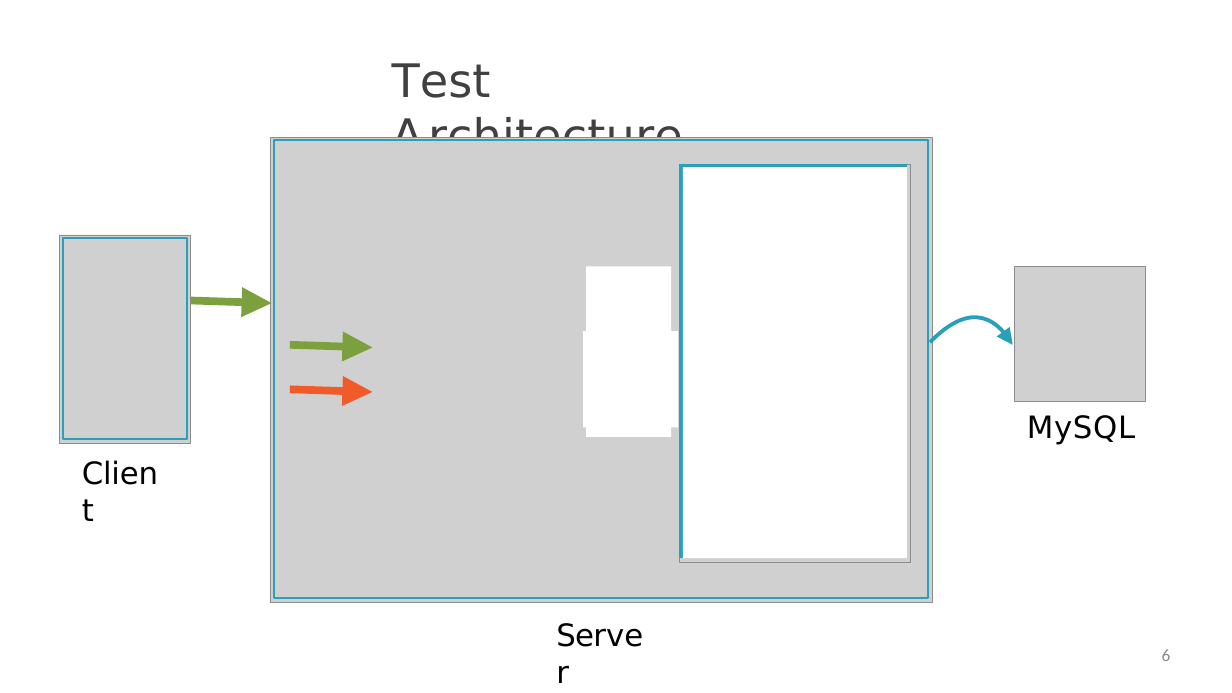
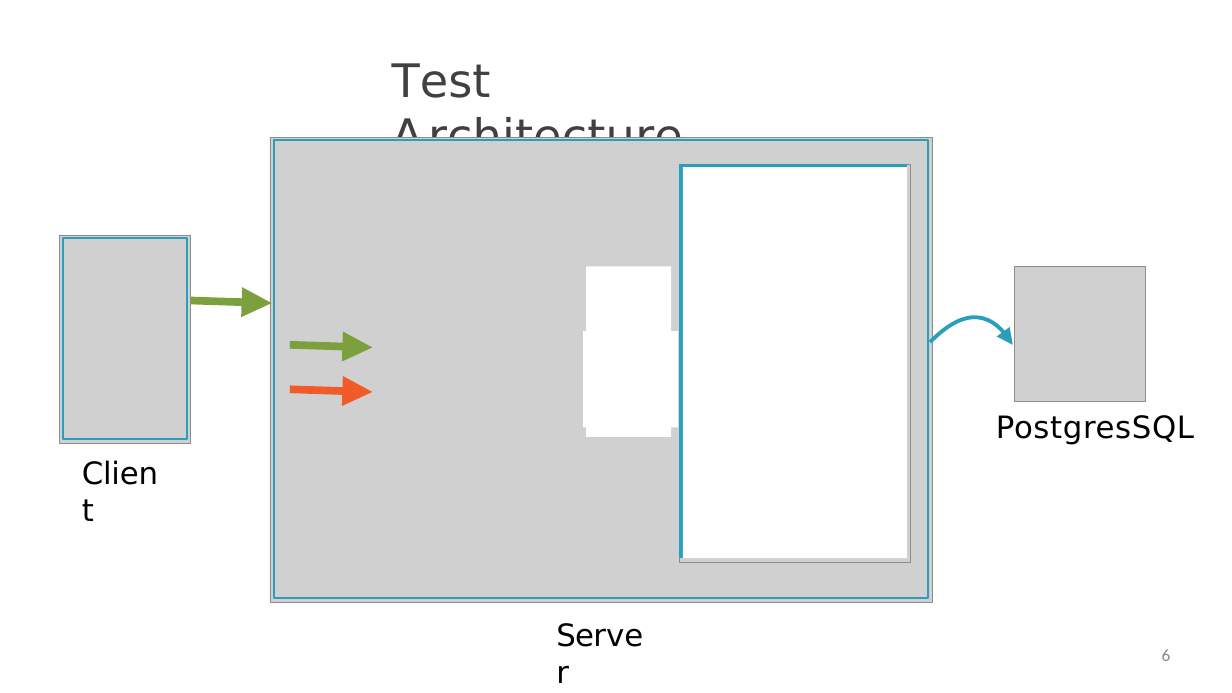
Before and after one commit to StevenJoseph19/JEE-DevOps, a slide deck: slide 6 of 2. Spring 5.0/Day 5/Slides/5. Testing/testing-slides.pptx. Drawn at 1232x693 pixels with LibreOffice and Linux fonts; fonts in the diff are those of the drawing; grey boxes stand for pictures. Boxes give left, top, right and bottom in pixels: in the first picture for what was removed or moved away, otherwise in the second. Text is boxed around its words. In the diff, an @@ line names an element or a change of style, - is before the commit and + after.

```diff
--- a/2. Spring 5.0/Day 5/Slides/5. Testing/testing-slides.pptx
+++ b/2. Spring 5.0/Day 5/Slides/5. Testing/testing-slides.pptx
@@ text at box(996, 415, 1194, 445): text changed @@
-MySQL
+PostgresSQL
```
Also in this commit, not shown: 5 other files.
